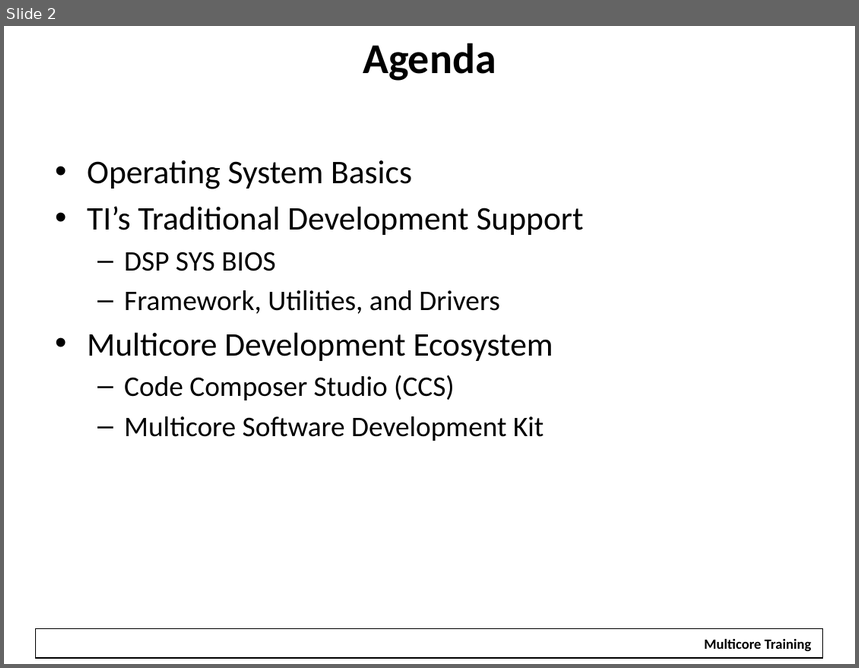
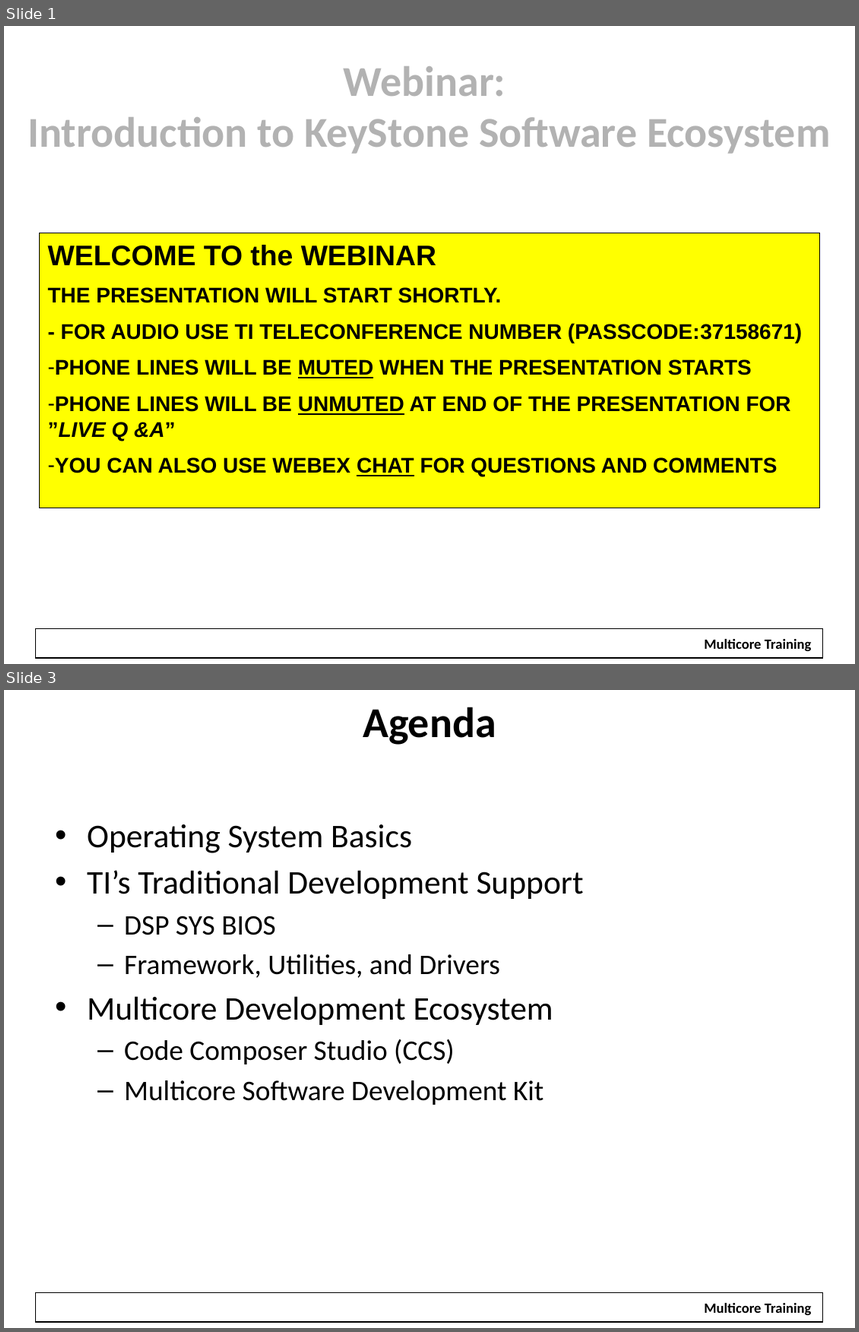
Before and after one commit to hari1989/keystone-workshop, a slide deck: preliminary/Introduction to KeyStone Software ECO RJH.pptx. Shown one above the other, each under a label of ours: slide 2 before the commit, slides 1 and 3 after it; the slides between them are not shown. The pictures are 859x668 and 859x1332 pixels, drawn with LibreOffice and Linux fonts; fonts in the diff are those of the drawing; background and template pictures are left out. Boxes give left, top, right and bottom in pixels: in the first picture for what was removed or moved away, otherwise in the second. Text is boxed around its words. In the diff, an @@ line names an element or a change of style, - is before the commit and + after.

```diff
--- a/preliminary/Introduction to KeyStone Software ECO RJH.pptx
+++ b/preliminary/Introduction to KeyStone Software ECO RJH.pptx
@@ slide 1 added at bbox=[4, 26, 855, 664], background #FFFFFF; not listed: 2 template elements that a slide beside it also shows @@
@@ title added at bbox=[28, 66, 831, 154], 36 pt, text #B2B2B2, bold @@
+Webinar:
+Introduction to KeyStone Software Ecosystem
@@ rectangle added at bbox=[40, 233, 820, 508], fill #FFFF00, outline #000000 0.75 pt, 18 pt, text #000000, bold @@
+WELCOME TO the WEBINAR
+THE PRESENTATION WILL START SHORTLY.
+- FOR AUDIO USE TI TELECONFERENCE NUMBER (PASSCODE:37158671)
+– PHONE LINES WILL BE MUTED WHEN THE PRESENTATION STARTS
+– PHONE LINES WILL BE UNMUTED AT END OF THE PRESENTATION FOR ”LIVE Q &A”
+– YOU CAN ALSO USE WEBEX CHAT FOR QUESTIONS AND COMMENTS
@@ what was slide 2 is now slide 3 @@
```
Also in this commit, not shown: 1 slide changed, 1 other slide added.
